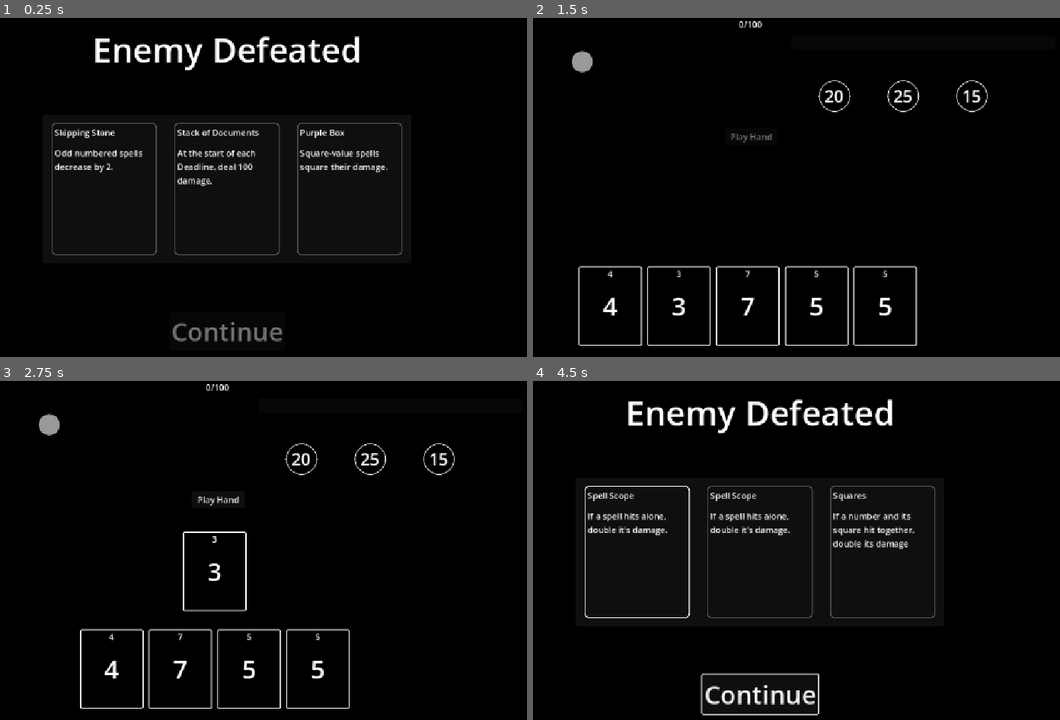
Above: before the commit, frames 1-4 (two rows, left to right).
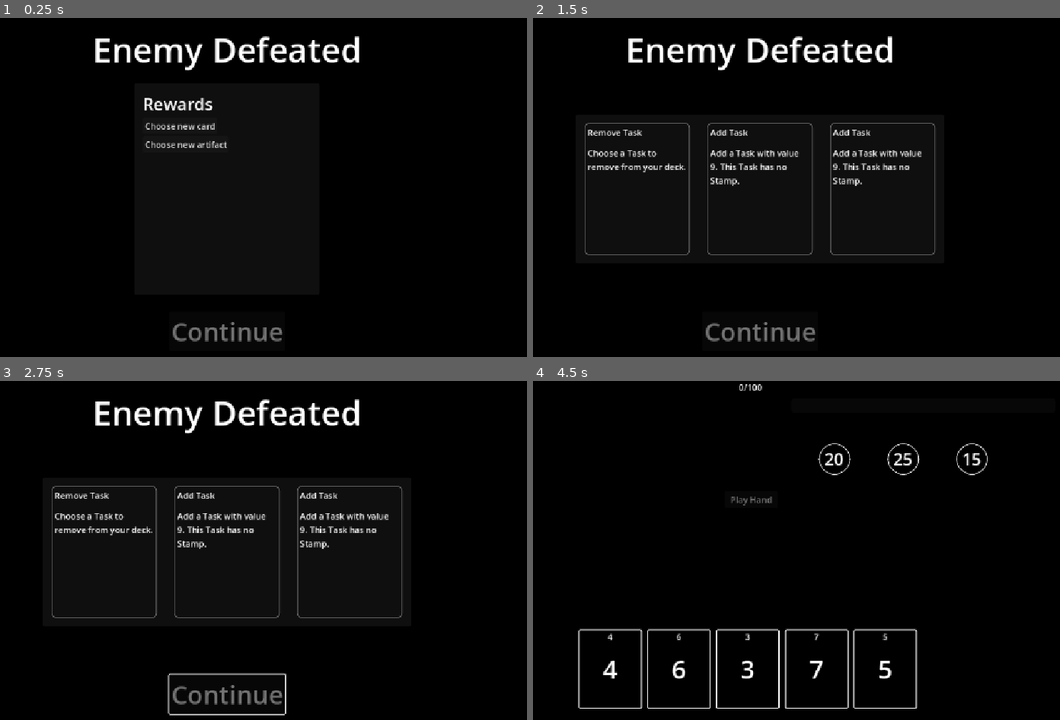
Above: after the commit, the same moments.

Repository: rileylyman/my-magic-gun-that-hates-me
Game: Godot game, scene res://src/choose-artifact.tscn
Same seed, same stepped clock (60 frames per second), same inputs: the game is played once before the commit and once after it. This scene is started directly instead of the project's main scene.
Inputs (mouse positions are in pixels of both pictures, inside the frame that each line leads up to):
- Up to frame 1 (0.25 s): no input
- Up to frame 2 (1.5 s): click (712, 126) at 0.5 s, where only the run after the commit has a clickable "Choose new card"; click (759, 329) at 1.25 s, where only the run before the commit has a clickable "Continue"
- Up to frame 3 (2.75 s): tap Enter at 2 s; move the mouse to (147, 669) at 2.02 s; hold Right (move_right) from 2.03 s (still down); click (147, 669) at 2.17 s
- Up to frame 4 (4.5 s): release Right (move_right) at 2.75 s; click (749, 499) at 2.75 s, where only the run before the commit has a clickable "Play Hand"; click (759, 692) at 3.5 s, where only the run after the commit has a clickable "Continue"; tap Space at 4.25 s; move the mouse to (638, 550) at 4.27 s; hold Down (move_down) from 4.28 s (still down); click (638, 550) at 4.42 s

The runs differ from the first frame. In frame 1, 3.2% of the frame differs, in the area x 9-77%, y 23-70%; in frame 2, 7.5%; in frame 3, 7.7%; in frame 4, 7.8%, in the area x 8-87%, y 0-99%.

Commit message:
Add functions around stamps. Not entirely done

Diff:
--- /dev/null
+++ b/resources/stamps/lone_wolf.gd
@@ -0,0 +1,10 @@
+extends Stamp
+var i = 0
+
+func when_hit_callback(state: TickState) -> void:
+	i = 0
+	for c in state.cards:
+		if c.curr <= 0:
+			i = i +1
+	if i == 1:
+		state.score_mult *= 3
--- /dev/null
+++ b/resources/stamps/lone_wolf.tscn
@@ -0,0 +1,8 @@
+[gd_scene format=3 uid="uid://b4tdt5afkxhbk"]
+
+[ext_resource type="Script" uid="uid://uvsgfjrpyo8r" path="res://resources/stamps/lone_wolf.gd" id="1_77rv6"]
+
+[node name="LoneWolf" type="Node2D" unique_id=251644683]
+script = ExtResource("1_77rv6")
+title = "Lone Wolf"
+description = "When fires alone, deal triple Damage."
--- a/src/card.gd
+++ b/src/card.gd
@@ -6,6 +6,9 @@
 
 var show_damage := false
 var game_mgr: GameManager
+
+var stamp: Stamp
+var has_stamp: bool
 
 func _ready() -> void:
 	do_setup()
@@ -30,6 +33,17 @@
 			print("Game manager not found")
 
 
+func set_stamp(new_stamp: Stamp) -> void:
+	if new_stamp == null:
+		return
+
+	if stamp != null:
+		stamp.queue_free()
+
+	stamp = new_stamp
+	has_stamp = true
+
+
 func _on_mouse_entered() -> void:
 	$Tooltip.visible = true
 
--- a/src/choose-artifact.tscn
+++ b/src/choose-artifact.tscn
@@ -2,8 +2,9 @@
 
 [ext_resource type="Script" uid="uid://byeepeesjhh4d" path="res://src/choose_artifact.gd" id="1_6ilnx"]
 [ext_resource type="PackedScene" uid="uid://wucq84pt6ueb" path="res://src/artifact_selector.tscn" id="2_4mqxf"]
+[ext_resource type="PackedScene" uid="uid://cx351ihx0uusp" path="res://src/task_selector.tscn" id="3_8v8u7"]
 
-[node name="ChooseArtifact" type="Control" unique_id=661720228 node_paths=PackedStringArray("done_button")]
+[node name="ChooseArtifact" type="Control" unique_id=661720228 node_paths=PackedStringArray("done_button", "all_rewards", "artifact_rewards", "task_rewards")]
 layout_mode = 3
 anchors_preset = 15
 anchor_right = 1.0
@@ -12,6 +13,9 @@
 grow_vertical = 2
 script = ExtResource("1_6ilnx")
 done_button = NodePath("Button")
+all_rewards = NodePath("CenterContainer/AllRewards")
+artifact_rewards = NodePath("CenterContainer/ChooseArtifact")
+task_rewards = NodePath("CenterContainer/ChooseTask")
 
 [node name="Label" type="Label" parent="." unique_id=1216155231]
 layout_mode = 1
@@ -54,7 +58,6 @@
 mouse_filter = 2
 
 [node name="AllRewards" type="PanelContainer" parent="CenterContainer" unique_id=2125934438]
-visible = false
 custom_minimum_size = Vector2(350, 400)
 layout_mode = 2
 
@@ -73,17 +76,20 @@
 theme_override_font_sizes/font_size = 32
 text = "Rewards"
 
-[node name="Button" type="Button" parent="CenterContainer/AllRewards/MarginContainer/VBoxContainer" unique_id=1298690951]
+[node name="ChooseTask" type="Button" parent="CenterContainer/AllRewards/MarginContainer/VBoxContainer" unique_id=1298690951]
+unique_name_in_owner = true
 layout_mode = 2
 size_flags_horizontal = 0
 text = "Choose new card"
 
-[node name="Button2" type="Button" parent="CenterContainer/AllRewards/MarginContainer/VBoxContainer" unique_id=129152720]
+[node name="ChooseArtifact" type="Button" parent="CenterContainer/AllRewards/MarginContainer/VBoxContainer" unique_id=129152720]
+unique_name_in_owner = true
 layout_mode = 2
 size_flags_horizontal = 0
 text = "Choose new artifact"
 
 [node name="ChooseArtifact" type="PanelContainer" parent="CenterContainer" unique_id=842772602]
+visible = false
 layout_mode = 2
 
 [node name="MarginContainer" type="MarginContainer" parent="CenterContainer/ChooseArtifact" unique_id=1894858614]
@@ -109,4 +115,31 @@
 [node name="ArtifactSelector3" parent="CenterContainer/ChooseArtifact/MarginContainer/ArtifactContainer" unique_id=1546768994 instance=ExtResource("2_4mqxf")]
 layout_mode = 2
 
+[node name="ChooseTask" type="PanelContainer" parent="CenterContainer" unique_id=1060690765]
+visible = false
+layout_mode = 2
+
+[node name="MarginContainer" type="MarginContainer" parent="CenterContainer/ChooseTask" unique_id=2143242547]
+layout_mode = 2
+theme_override_constants/margin_left = 16
+theme_override_constants/margin_top = 16
+theme_override_constants/margin_right = 16
+theme_override_constants/margin_bottom = 16
+
+[node name="TaskContainer" type="HBoxContainer" parent="CenterContainer/ChooseTask/MarginContainer" unique_id=1529714914]
+unique_name_in_owner = true
+layout_mode = 2
+mouse_filter = 2
+theme_override_constants/separation = 32
+alignment = 1
+
+[node name="TaskSelector" parent="CenterContainer/ChooseTask/MarginContainer/TaskContainer" unique_id=1692323313 instance=ExtResource("3_8v8u7")]
+layout_mode = 2
+
+[node name="TaskSelector2" parent="CenterContainer/ChooseTask/MarginContainer/TaskContainer" unique_id=1227490680 instance=ExtResource("3_8v8u7")]
+layout_mode = 2
+
+[node name="TaskSelector3" parent="CenterContainer/ChooseTask/MarginContainer/TaskContainer" unique_id=17461257 instance=ExtResource("3_8v8u7")]
+layout_mode = 2
+
 [connection signal="pressed" from="Button" to="." method="on_done"]
--- a/src/choose_artifact.gd
+++ b/src/choose_artifact.gd
@@ -1,13 +1,44 @@
 extends Control
 
+enum RewardScreen {
+	NONE,
+	ARTIFACT,
+	TASK
+}
+
 var all_artifacts: Array[Artifact] = []
+
 var selected_artifact: ArtifactSelector
+var selected_task: TaskSelector
+
+var current_screen: RewardScreen = RewardScreen.NONE
 
 @export var done_button: Button
 
+@export var all_rewards: Container
+@export var artifact_rewards: Container
+@export var task_rewards: Container
+
 
 func _ready() -> void:
-	var search_dir = "res://resources/artifacts/"
+	all_rewards.visible = true
+	artifact_rewards.visible = false
+	task_rewards.visible = false
+	done_button.disabled = true
+
+	if not %ChooseTask.pressed.is_connected(show_task_rewards):
+		%ChooseTask.pressed.connect(show_task_rewards)
+
+	if not %ChooseArtifact.pressed.is_connected(show_artifact_rewards):
+		%ChooseArtifact.pressed.connect(show_artifact_rewards)
+
+	load_artifacts()
+	setup_artifact_selectors()
+	setup_task_selectors()
+
+
+func load_artifacts() -> void:
+	var search_dir := "res://resources/artifacts/"
 
 	for file in DirAccess.get_files_at(search_dir):
 		if file.ends_with("uid"):
@@ -15,26 +46,119 @@
 
 		var res = load(search_dir + file)
 
-		if res != null and res.has_method("instantiate") and res.instantiate() is Artifact:
-			all_artifacts.append(res.instantiate())
+		if res == null or not res.has_method("instantiate"):
+			continue
+
+		var artifact = res.instantiate()
+
+		if artifact is Artifact:
+			all_artifacts.append(artifact)
+		else:
+			artifact.free()
+
+
+func setup_artifact_selectors() -> void:
+	if all_artifacts.is_empty():
+		return
 
 	for selector in %ArtifactContainer.get_children():
-		selector.set_artifact(all_artifacts[randi_range(0, all_artifacts.size() - 1)])
-		selector.pressed.connect(func(selected):
-			for s in %ArtifactContainer.get_children():
-				s.selected = false
-			selected.selected = true
-			selected_artifact = selected
+		if selector is not ArtifactSelector:
+			continue
+
+		selector.set_artifact(
+			all_artifacts[
+				randi_range(0, all_artifacts.size() - 1)
+			]
 		)
+
+		if not selector.pressed.is_connected(
+			on_artifact_selected
+		):
+			selector.pressed.connect(on_artifact_selected)
+
+
+func setup_task_selectors() -> void:
+	for selector in %TaskContainer.get_children():
+		if selector is not TaskSelector:
+			continue
+
+		if not selector.pressed.is_connected(
+			on_task_selected
+		):
+			selector.pressed.connect(on_task_selected)
+
+
+func show_artifact_rewards() -> void:
+	current_screen = RewardScreen.ARTIFACT
+	selected_artifact = null
+	selected_task = null
+
+	all_rewards.visible = false
+	artifact_rewards.visible = true
+	task_rewards.visible = false
+
+	for selector in %ArtifactContainer.get_children():
+		if selector is ArtifactSelector:
+			selector.selected = false
+
+
+func show_task_rewards() -> void:
+	current_screen = RewardScreen.TASK
+	selected_artifact = null
+	selected_task = null
+
+	all_rewards.visible = false
+	artifact_rewards.visible = false
+	task_rewards.visible = true
+
+	for selector in %TaskContainer.get_children():
+		if selector is TaskSelector:
+			selector.generate_reward()
+
+
+func on_artifact_selected(selected: ArtifactSelector) -> void:
+	for selector in %ArtifactContainer.get_children():
+		if selector is ArtifactSelector:
+			selector.selected = false
+
+	selected.selected = true
+	selected_artifact = selected
+
+
+func on_task_selected(selected: TaskSelector) -> void:
+	for selector in %TaskContainer.get_children():
+		if selector is TaskSelector:
+			selector.selected = false
+
+	selected.selected = true
+	selected_task = selected
 
 
 func _process(_delta: float) -> void:
-	done_button.disabled = selected_artifact == null
+	match current_screen:
+		RewardScreen.ARTIFACT:
+			done_button.disabled = selected_artifact == null
+
+		RewardScreen.TASK:
+			done_button.disabled = selected_task == null
+
+		RewardScreen.NONE:
+			done_button.disabled = true
 
 
 func on_done() -> void:
-	if selected_artifact == null:
-		return
+	match current_screen:
+		RewardScreen.ARTIFACT:
+			if selected_artifact == null:
+				return
 
-	GlobalManager.artifacts.append(selected_artifact.artifact)
-	GlobalManager.enter_current_battle()
+			GlobalManager.artifacts.append(
+				selected_artifact.artifact
+			)
+			GlobalManager.enter_current_battle()
+
+		RewardScreen.TASK:
+			if selected_task == null:
+				return
+
+			selected_task.apply_reward()
--- a/src/global_manager.gd
+++ b/src/global_manager.gd
@@ -9,9 +9,18 @@
 @export_range(0.01, 10.0, 0.01, "or_greater")
 var enemy_health_multiplier: float = 1.2
 
+enum TaskSelectionMode {
+	NONE,
+	REMOVE_TASK,
+	STAMP_TASK
+}
+
 @export var battle_scene: PackedScene
 @export var choose_artifact_scene: PackedScene
 @export var win_scene: PackedScene
+@export var all_tasks_scene: PackedScene
+
+var task_selection_mode: TaskSelectionMode = TaskSelectionMode.NONE
 
 var deck: Array[Card] = []
 var artifacts: Array[Artifact] = []
@@ -36,10 +45,45 @@
 func create_starting_deck() -> void:
 	for i in range(3, 8 + 1):
 		for _j in range(2):
-			var c = card_scene.instantiate()
-			c.max_value = i
-			deck.append(c)
+			add_task(i)
 
+func add_task(
+	task_value: int,
+	stamp_scene: PackedScene = null
+) -> Card:
+	var task := card_scene.instantiate() as Card
+
+	if task == null:
+		push_error("Task scene root does not use the Task class.")
+		return null
+
+	task.max_value = task_value
+
+	if stamp_scene != null:
+		var generated_stamp := stamp_scene.instantiate() as Stamp
+
+		if generated_stamp == null:
+			push_error("Stamp scene root does not use the Stamp class.")
+		else:
+			task.set_stamp(generated_stamp)
+
+	deck.append(task)
+
+	return task
+
+
+func open_task_selection(mode: TaskSelectionMode) -> void:
+	task_selection_mode = mode
+
+	if all_tasks_scene == null:
+		push_error("All-tasks scene is not assigned.")
+		return
+
+	get_tree().change_scene_to_packed(all_tasks_scene)
+
+
+func finish_task_selection() -> void:
+	task_selection_mode = TaskSelectionMode.NONE
 
 func load_current_enemy() -> bool:
 	if defeated_enemy_count >= enemy_order.size():
--- /dev/null
+++ b/src/stamp.gd
@@ -0,0 +1,11 @@
+class_name Stamp
+extends Node2D
+
+@export var title: String
+@export_multiline var description: String
+
+func start_of_round_callback(_state: TickState) -> void:
+	pass
+
+func when_hit_callback(_state: TickState) -> void:
+	pass
--- /dev/null
+++ b/src/stamp_option.gd
@@ -0,0 +1,7 @@
+class_name StampOption
+extends Resource
+
+@export var stamp_scene: PackedScene
+
+@export_range(0.0, 100.0, 0.01, "or_greater")
+var weight: float = 1.0
--- /dev/null
+++ b/src/task_reward.gd
@@ -0,0 +1,87 @@
+class_name TaskReward
+extends Node2D
+
+@export var title: String
+@export_multiline var description: String
+
+enum TaskRewardType {
+	ADD_TASK,
+	REMOVE_TASK,
+	STAMP_TASK
+}
+
+@export var type: TaskRewardType
+@export var value: int = 3
+
+@export var possible_values: Array[TaskValueOption] = []
+@export var possible_stamps: Array[StampOption] = []
+
+
+func selected() -> void:
+	match type:
+		TaskRewardType.ADD_TASK:
+			var generated_value := generate_value()
+			var generated_stamp_scene := generate_stamp_scene()
+
+			GlobalManager.add_task(
+				generated_value,
+				generated_stamp_scene
+			)
+
+		TaskRewardType.REMOVE_TASK:
+			GlobalManager.open_task_selection(
+				GlobalManager.TaskSelectionMode.REMOVE_TASK
+			)
+
+		TaskRewardType.STAMP_TASK:
+			GlobalManager.open_task_selection(
+				GlobalManager.TaskSelectionMode.STAMP_TASK
+			)
+
+
+func generate_value() -> int:
+	var total_weight := 0.0
+
+	for option in possible_values:
+		if option != null:
+			total_weight += maxf(option.weight, 0.0)
+
+	if total_weight <= 0.0:
+		return value
+
+	var roll := randf() * total_weight
+
+	for option in possible_values:
+		if option == null or option.weight <= 0.0:
+			continue
+
+		roll -= option.weight
+
+		if roll <= 0.0:
+			return option.value
+
+	return value
+
+
+func generate_stamp_scene() -> PackedScene:
+	var total_weight := 0.0
+
+	for option in possible_stamps:
+		if option != null:
+			total_weight += maxf(option.weight, 0.0)
+
+	if total_weight <= 0.0:
+		return null
+
+	var roll := randf() * total_weight
+
+	for option in possible_stamps:
+		if option == null or option.weight <= 0.0:
+			continue
+
+		roll -= option.weight
+
+		if roll <= 0.0:
+			return option.stamp_scene
+
+	return null
--- /dev/null
+++ b/src/task_selector.gd
@@ -0,0 +1,197 @@
+class_name TaskSelector
+extends PanelContainer
+
+enum TaskRewardType {
+	ADD_TASK,
+	REMOVE_TASK,
+	STAMP_TASK
+}
+
+@export_category("Reward Type Weights")
+
+@export_range(0.0, 100.0, 0.01, "or_greater")
+var add_task_weight: float = 1.0
+
+@export_range(0.0, 100.0, 0.01, "or_greater")
+var remove_task_weight: float = 1.0
+
+@export_range(0.0, 100.0, 0.01, "or_greater")
+var stamp_task_weight: float = 1.0
+
+@export_category("Add Task Generator")
+
+@export var default_value: int = 3
+@export var possible_values: Array[TaskValueOption] = []
+@export var possible_stamps: Array[StampOption] = []
+
+@export_category("Display")
+
+@export var add_task_title: String = "Add Task"
+@export var remove_task_title: String = "Remove Task"
+@export var stamp_task_title: String = "Stamp Task"
+
+@export_multiline var remove_task_description: String = \
+	"Choose a Task to remove from your deck."
+
+@export_multiline var stamp_task_description: String = \
+	"Choose a Task to receive a Stamp."
+
+var reward_type: TaskRewardType
+var generated_value: int
+var generated_stamp_scene: PackedScene
+
+var selected: bool = false
+
+var _stylebox: StyleBoxFlat
+
+signal pressed(selected: TaskSelector)
+
+
+func _ready() -> void:
+	_stylebox = get_theme_stylebox("panel").duplicate()
+	add_theme_stylebox_override("panel", _stylebox)
+
+
+func generate_reward() -> void:
+	selected = false
+	reward_type = generate_reward_type()
+	generated_value = default_value
+	generated_stamp_scene = null
+
+	match reward_type:
+		TaskRewardType.ADD_TASK:
+			generated_value = generate_value()
+			generated_stamp_scene = generate_stamp_scene()
+			%Title.text = add_task_title
+			%Desc.text = get_add_task_description()
+
+		TaskRewardType.REMOVE_TASK:
+			%Title.text = remove_task_title
+			%Desc.text = remove_task_description
+
+		TaskRewardType.STAMP_TASK:
+			%Title.text = stamp_task_title
+			%Desc.text = stamp_task_description
+
+
+func generate_reward_type() -> TaskRewardType:
+	var add_weight := maxf(add_task_weight, 0.0)
+	var remove_weight := maxf(remove_task_weight, 0.0)
+	var stamp_weight := maxf(stamp_task_weight, 0.0)
+
+	var total_weight := (
+		add_weight
+		+ remove_weight
+		+ stamp_weight
+	)
+
+	if total_weight <= 0.0:
+		return TaskRewardType.ADD_TASK
+
+	var roll := randf() * total_weight
+
+	if roll < add_weight:
+		return TaskRewardType.ADD_TASK
+
+	roll -= add_weight
+
+	if roll < remove_weight:
+		return TaskRewardType.REMOVE_TASK
+
+	return TaskRewardType.STAMP_TASK
+
+
+func generate_value() -> int:
+	var total_weight := 0.0
+
+	for option in possible_values:
+		if option != null:
+			total_weight += maxf(option.weight, 0.0)
+
+	if total_weight <= 0.0:
+		return default_value
+
+	var roll := randf() * total_weight
+
+	for option in possible_values:
+		if option == null or option.weight <= 0.0:
+			continue
+
+		roll -= option.weight
+
+		if roll <= 0.0:
+			return option.value
+
+	return default_value
+
+
+func generate_stamp_scene() -> PackedScene:
+	var total_weight := 0.0
+
+	for option in possible_stamps:
+		if option != null:
+			total_weight += maxf(option.weight, 0.0)
+
+	if total_weight <= 0.0:
+		return null
+
+	var roll := randf() * total_weight
+
+	for option in possible_stamps:
+		if option == null or option.weight <= 0.0:
+			continue
+
+		roll -= option.weight
+
+		if roll <= 0.0:
+			return option.stamp_scene
+
+	return null
+
+
+func get_add_task_description() -> String:
+	var result := "Add a Task with value %d." % generated_value
+
+	if generated_stamp_scene != null:
+		result += " This Task comes with a Stamp."
+	else:
+		result += " This Task has no Stamp."
+
+	return result
+
+
+func apply_reward() -> void:
+	match reward_type:
+		TaskRewardType.ADD_TASK:
+			GlobalManager.add_task(
+				generated_value,
+				generated_stamp_scene
+			)
+			GlobalManager.enter_current_battle()
+
+		TaskRewardType.REMOVE_TASK:
+			GlobalManager.open_task_selection(
+				GlobalManager.TaskSelectionMode.REMOVE_TASK
+			)
+
+		TaskRewardType.STAMP_TASK:
+			GlobalManager.open_task_selection(
+				GlobalManager.TaskSelectionMode.STAMP_TASK
+			)
+
+
+func _process(_delta: float) -> void:
+	_stylebox.border_color = (
+		Color(1, 1, 1, 1)
+		if selected
+		else Color(1, 1, 1, 0.33333334)
+	)
+
+
+func _gui_input(event: InputEvent) -> void:
+	if (
+		event is InputEventMouseButton
+		and event.button_index == MOUSE_BUTTON_LEFT
+		and event.pressed
+	):
+		pressed.emit(self)
--- /dev/null
+++ b/src/task_selector.tscn
@@ -0,0 +1,123 @@
+[gd_scene format=3 uid="uid://cx351ihx0uusp"]
+
+[ext_resource type="Script" uid="uid://egshxq6s8xfh" path="res://src/task_selector.gd" id="1_vctk2"]
+[ext_resource type="Script" uid="uid://bh0y1kvhaf82s" path="res://src/task_value_option.gd" id="2_vbuc6"]
+[ext_resource type="Script" uid="uid://bkp7n2grbej2n" path="res://src/stamp_option.gd" id="3_syy5u"]
+[ext_resource type="PackedScene" uid="uid://b4tdt5afkxhbk" path="res://resources/stamps/lone_wolf.tscn" id="4_g3iuu"]
+
+[sub_resource type="StyleBoxFlat" id="StyleBoxFlat_kq2o2"]
+bg_color = Color(0.6, 0.6, 0.6, 0)
+border_width_left = 2
+border_width_top = 2
+border_width_right = 2
+border_width_bottom = 2
+corner_radius_top_left = 8
+corner_radius_top_right = 8
+corner_radius_bottom_right = 8
+corner_radius_bottom_left = 8
+
+[sub_resource type="Resource" id="Resource_vctk2"]
+script = ExtResource("2_vbuc6")
+value = 1
+weight = 2.0
+metadata/_custom_type_script = "uid://bh0y1kvhaf82s"
+
+[sub_resource type="Resource" id="Resource_8v8u7"]
+script = ExtResource("2_vbuc6")
+value = 2
+weight = 5.0
+metadata/_custom_type_script = "uid://bh0y1kvhaf82s"
+
+[sub_resource type="Resource" id="Resource_kc07b"]
+script = ExtResource("2_vbuc6")
+value = 3
+weight = 7.0
+metadata/_custom_type_script = "uid://bh0y1kvhaf82s"
+
+[sub_resource type="Resource" id="Resource_qa3yo"]
+script = ExtResource("2_vbuc6")
+value = 4
+weight = 10.0
+metadata/_custom_type_script = "uid://bh0y1kvhaf82s"
+
+[sub_resource type="Resource" id="Resource_2ilvo"]
+script = ExtResource("2_vbuc6")
+value = 5
+weight = 10.0
+metadata/_custom_type_script = "uid://bh0y1kvhaf82s"
+
+[sub_resource type="Resource" id="Resource_ia4kg"]
+script = ExtResource("2_vbuc6")
+value = 6
+weight = 10.0
+metadata/_custom_type_script = "uid://bh0y1kvhaf82s"
+
+[sub_resource type="Resource" id="Resource_tlg2c"]
+script = ExtResource("2_vbuc6")
+value = 7
+weight = 10.0
+metadata/_custom_type_script = "uid://bh0y1kvhaf82s"
+
+[sub_resource type="Resource" id="Resource_h3134"]
+script = ExtResource("2_vbuc6")
+value = 8
+weight = 15.0
+metadata/_custom_type_script = "uid://bh0y1kvhaf82s"
+
+[sub_resource type="Resource" id="Resource_qtfs4"]
+script = ExtResource("2_vbuc6")
+value = 9
+weight = 15.0
+metadata/_custom_type_script = "uid://bh0y1kvhaf82s"
+
+[sub_resource type="Resource" id="Resource_h75i6"]
+script = ExtResource("2_vbuc6")
+value = 10
+weight = 20.0
+metadata/_custom_type_script = "uid://bh0y1kvhaf82s"
+
+[sub_resource type="Resource" id="Resource_uhfec"]
+script = ExtResource("3_syy5u")
+stamp_scene = ExtResource("4_g3iuu")
+weight = 10.0
+metadata/_custom_type_script = "uid://bkp7n2grbej2n"
+
+[sub_resource type="Resource" id="Resource_0cqvu"]
+script = ExtResource("3_syy5u")
+weight = 70.0
+metadata/_custom_type_script = "uid://bkp7n2grbej2n"
+
+[node name="TaskSelector" type="PanelContainer" unique_id=1778769872]
+custom_minimum_size = Vector2(200, 250)
+custom_maximum_size = Vector2(200, 250)
+clip_contents = true
+mouse_default_cursor_shape = 2
+theme_override_styles/panel = SubResource("StyleBoxFlat_kq2o2")
+script = ExtResource("1_vctk2")
+add_task_weight = 60.0
+remove_task_weight = 25.0
+stamp_task_weight = 15.0
+possible_values = Array[ExtResource("2_vbuc6")]([SubResource("Resource_vctk2"), SubResource("Resource_8v8u7"), SubResource("Resource_kc07b"), SubResource("Resource_qa3yo"), SubResource("Resource_2ilvo"), SubResource("Resource_ia4kg"), SubResource("Resource_tlg2c"), SubResource("Resource_h3134"), SubResource("Resource_qtfs4"), SubResource("Resource_h75i6")])
+possible_stamps = Array[ExtResource("3_syy5u")]([SubResource("Resource_uhfec"), SubResource("Resource_0cqvu")])
+
+[node name="MarginContainer" type="MarginContainer" parent="." unique_id=227767431]
+layout_mode = 2
+theme_override_constants/margin_left = 4
+theme_override_constants/margin_top = 4
+theme_override_constants/margin_right = 4
+theme_override_constants/margin_bottom = 4
+
+[node name="VBoxContainer" type="VBoxContainer" parent="MarginContainer" unique_id=802708651]
+layout_mode = 2
+theme_override_constants/separation = 16
+
+[node name="Title" type="Label" parent="MarginContainer/VBoxContainer" unique_id=904013901]
+unique_name_in_owner = true
+layout_mode = 2
+text = "Task name"
+
+[node name="Desc" type="Label" parent="MarginContainer/VBoxContainer" unique_id=1857807250]
+unique_name_in_owner = true
+layout_mode = 2
+text = "Description of task and what it does blah blah blah"
+autowrap_mode = 2
--- /dev/null
+++ b/src/task_value_option.gd
@@ -0,0 +1,7 @@
+class_name TaskValueOption
+extends Resource
+
+@export var value: int = 0
+
+@export_range(0.0, 100.0, 0.01, "or_greater")
+var weight: float = 1.0
Not shown, added: resources/stamps/lone_wolf.gd.uid
Not shown, added: src/stamp.gd.uid
Not shown, added: src/stamp_option.gd.uid
Not shown, added: src/task_reward.gd.uid
Not shown, added: src/task_selector.gd.uid
Not shown, added: src/task_value_option.gd.uid
